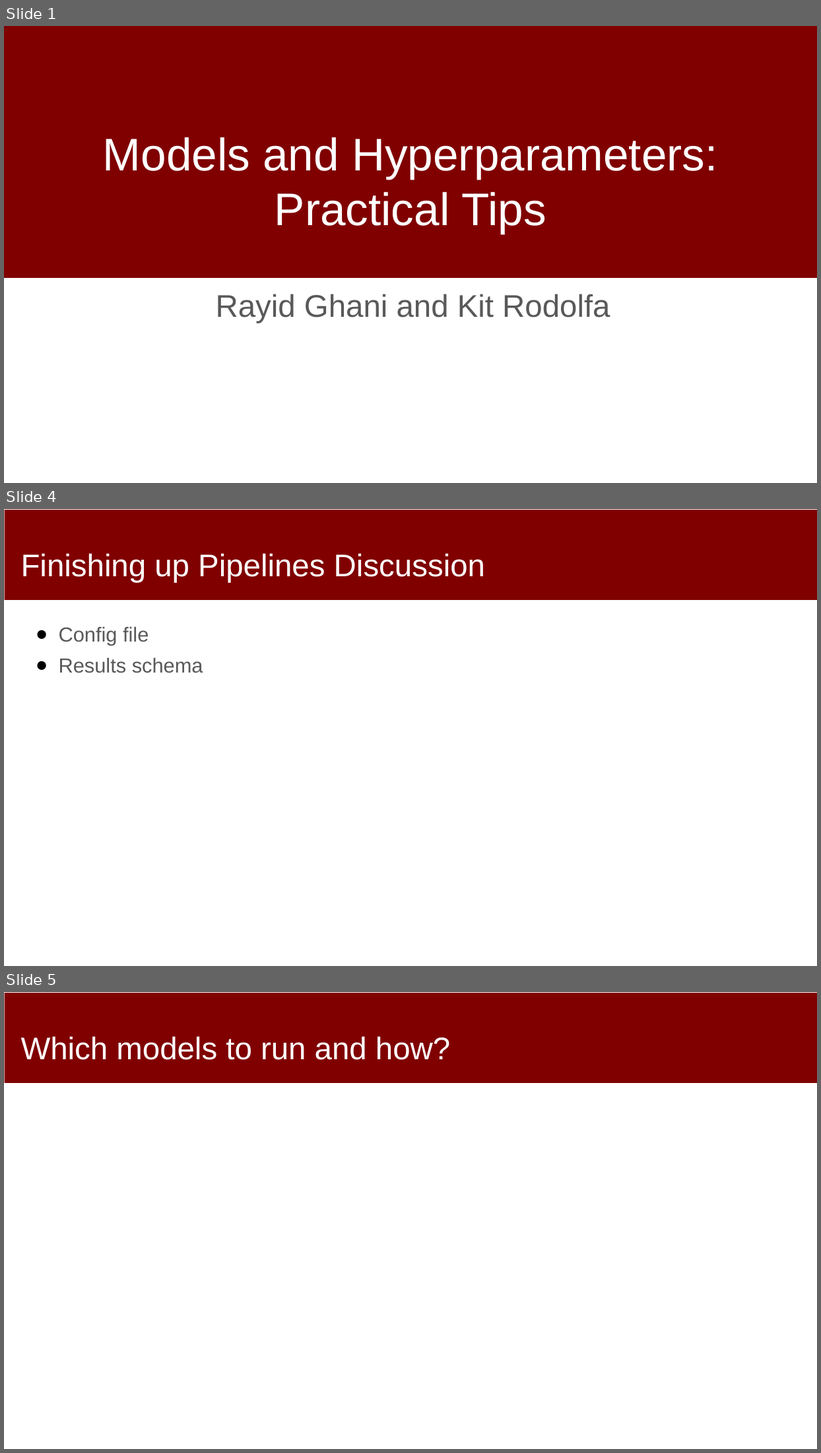
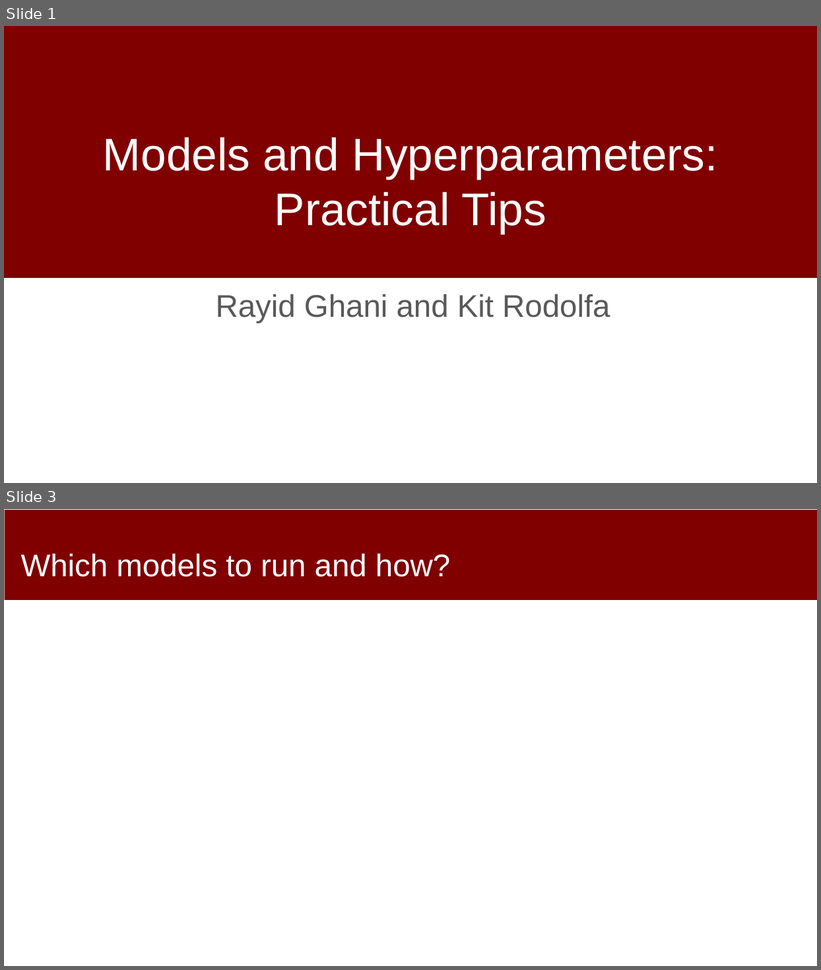
Before and after one commit to dssg/MLinPractice, a slide deck: Lectures/Lecture9-PracticalModeling-Hyperparameters.pptx. Shown one above the other, each under a label of ours: slides 1, 4 and 5 before the commit, slides 1 and 3 after it; the slides between them are not shown. The pictures are 821x1453 and 821x970 pixels, drawn with LibreOffice and Linux fonts; fonts in the diff are those of the drawing; background and template pictures are left out. Boxes give left, top, right and bottom in pixels: in the first picture for what was removed or moved away, otherwise in the second. Text is boxed around its words. In the diff, an @@ line names an element or a change of style, - is before the commit and + after.

```diff
--- a/Lectures/Lecture9-PracticalModeling-Hyperparameters.pptx
+++ b/Lectures/Lecture9-PracticalModeling-Hyperparameters.pptx
@@ slide 4 removed at (4, 509, 817, 966), background #FFFFFF; not listed: 1 template element that a slide beside it also shows @@
@@ title removed at (21, 553, 485, 582) @@
-Finishing up Pipelines Discussion
@@ text removed at (59, 626, 203, 673) @@
-● Config file
-● Results schema
@@ what was slide 5 is now slide 3 @@
```
Also in this commit, not shown: 2 slides changed, 1 other slide removed.
